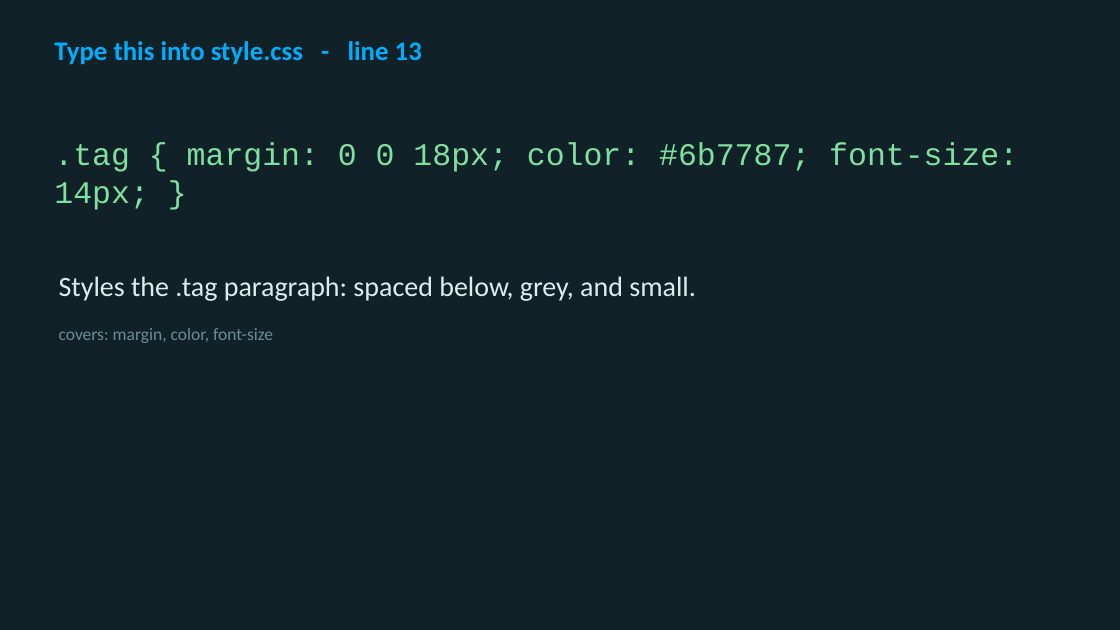
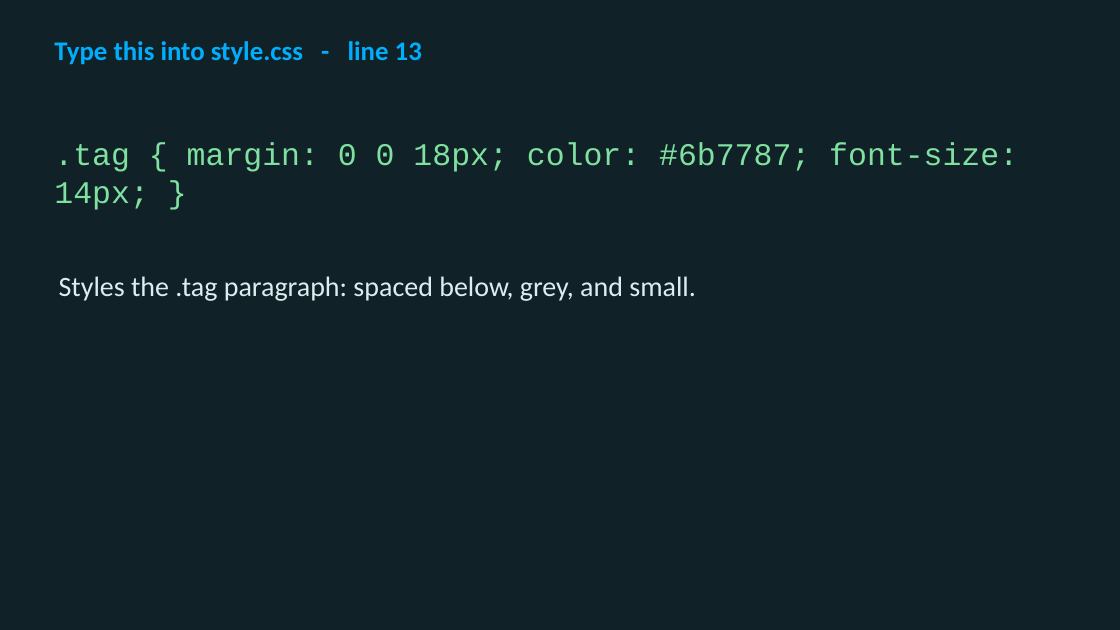
Before and after one commit to utgapps/utgapps.github.io, a slide deck: slide 47 of ai101/slides/week-01.pptx. Drawn at 1120x630 pixels with LibreOffice and Linux fonts; fonts in the diff are those of the drawing. Boxes give left, top, right and bottom in pixels: in the first picture for what was removed or moved away, otherwise in the second. Text is boxed around its words. In the diff, an @@ line names an element or a change of style, - is before the commit and + after.

```diff
--- a/ai101/slides/week-01.pptx
+++ b/ai101/slides/week-01.pptx
@@ text at <box>59,328,273,343</box>: paragraph removed @@
-covers: margin, color, font-size
```
Also in this commit, not shown: 47 other slides changed, 16 other files.
